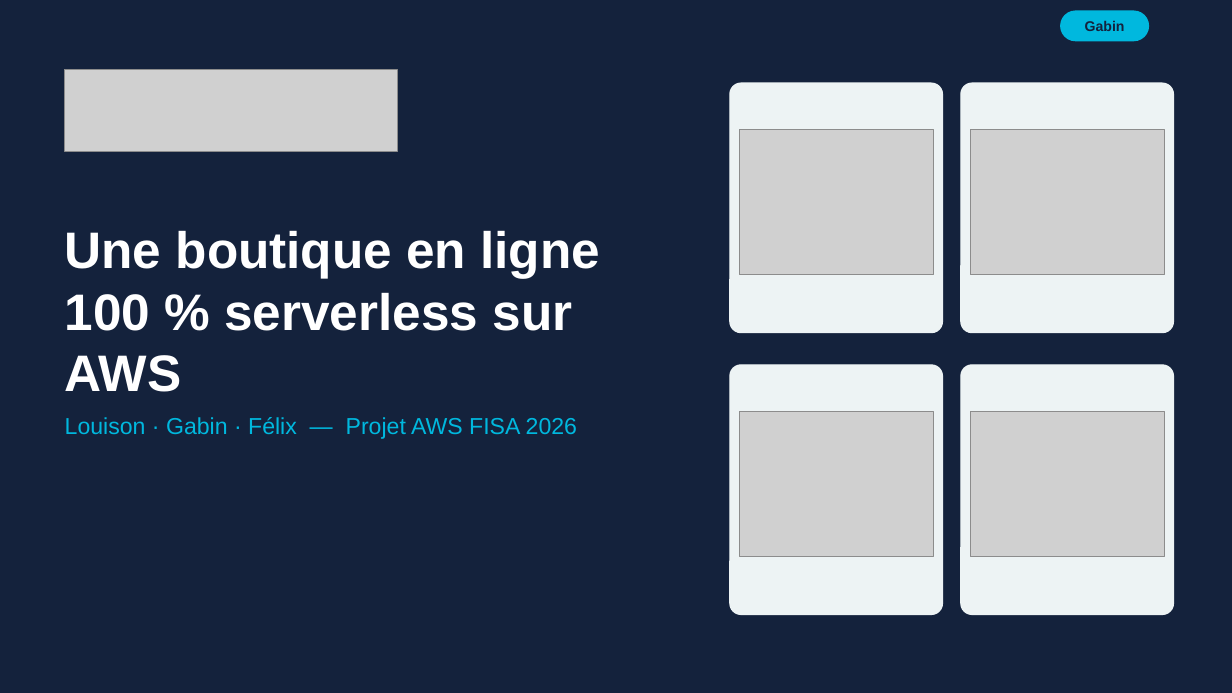
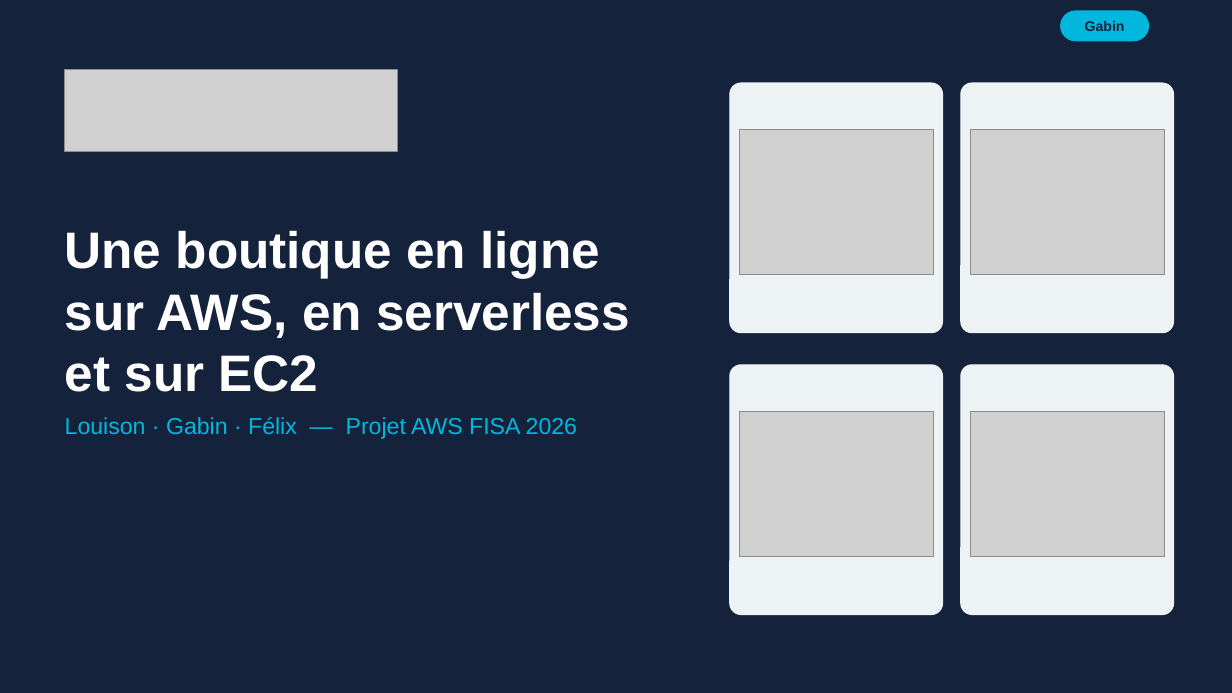
Before and after one commit to louizoom/shop-imt, a slide deck: slide 2 of docs/SHOP-IMT-presentation.pptx. Drawn at 1232x693 pixels with LibreOffice and Linux fonts; fonts in the diff are those of the drawing; grey boxes stand for pictures. Boxes give left, top, right and bottom in pixels: in the first picture for what was removed or moved away, otherwise in the second. Text is boxed around its words. In the diff, an @@ line names an element or a change of style, - is before the commit and + after.

```diff
--- a/docs/SHOP-IMT-presentation.pptx
+++ b/docs/SHOP-IMT-presentation.pptx
@@ title at (65, 230, 630, 392): text changed @@
-Une boutique en ligne 100 % serverless sur AWS
+Une boutique en ligne sur AWS, en serverless et sur EC2
```
Also in this commit, not shown: 3 other slides changed, 2 slides added, 33 other files.
